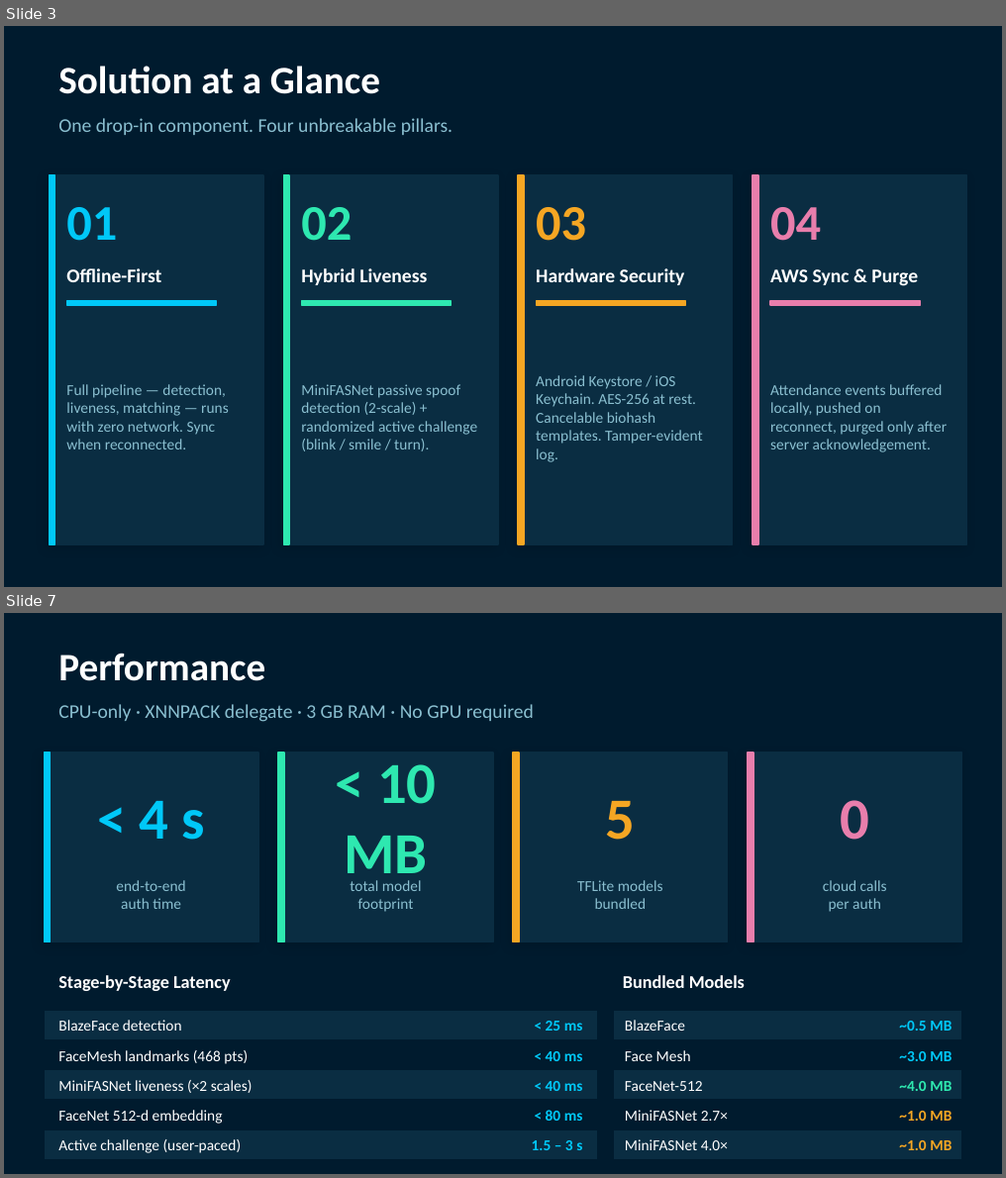
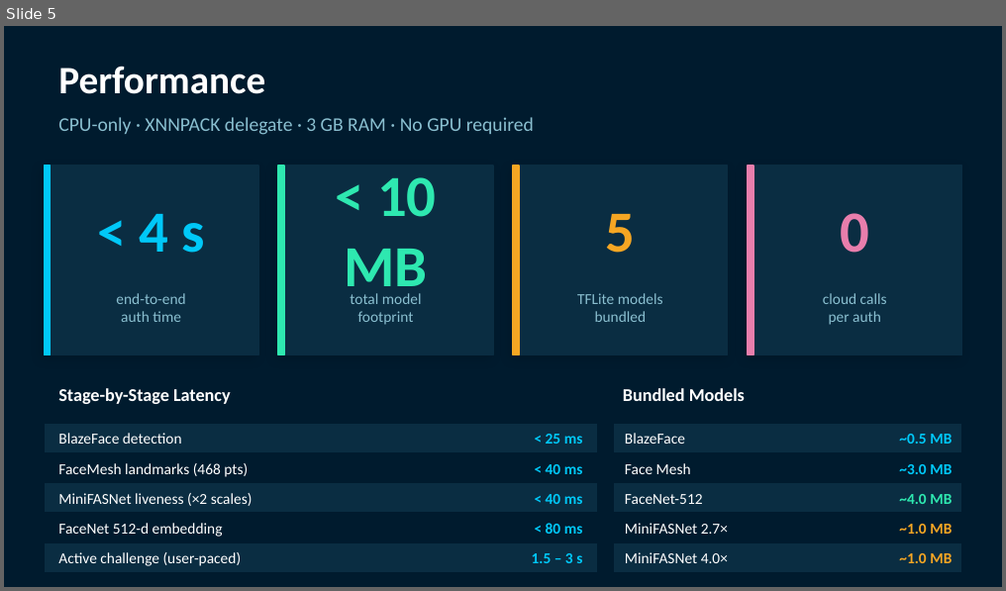
Before and after one commit to aashup/face-auth, a slide deck: react-native-offline-face-auth.pptx. Shown one above the other, each under a label of ours: slides 3 and 7 before the commit, slide 5 after it; the slides between them are not shown. The pictures are 1006x1178 and 1006x591 pixels, drawn with LibreOffice and Linux fonts; fonts in the diff are those of the drawing. Boxes give left, top, right and bottom in pixels: in the first picture for what was removed or moved away, otherwise in the second. Text is boxed around its words. In the diff, an @@ line names an element or a change of style, - is before the commit and + after.

```diff
--- a/react-native-offline-face-auth.pptx
+++ b/react-native-offline-face-auth.pptx
@@ slide 3 removed at [4,26,1002,587], background #001B2E @@
@@ text removed at [58,66,380,94] @@
-Solution at a Glance
@@ text removed at [58,118,452,135] @@
-One drop-in component. Four unbreakable pillars.
@@ rectangle removed at [49,175,263,545] @@
@@ rectangle removed at [49,175,54,545] @@
@@ rectangle removed at [283,175,498,545] @@
@@ rectangle removed at [283,175,289,545] @@
@@ rectangle removed at [518,175,733,545] @@
@@ rectangle removed at [518,175,524,545] @@
@@ rectangle removed at [752,175,967,545] @@
@@ rectangle removed at [752,175,758,545] @@
@@ text removed at [66,207,117,241] @@
-01
@@ text removed at [301,207,351,241] @@
-02
@@ text removed at [536,207,586,241] @@
-03
@@ text removed at [770,207,821,241] @@
-04
@@ text removed at [66,269,161,282] @@
-Offline-First
@@ text removed at [301,269,427,285] @@
-Hybrid Liveness
@@ text removed at [536,269,685,285] @@
-Hardware Security
@@ text removed at [770,270,918,286] @@
-AWS Sync & Purge
@@ rectangle removed at [67,301,217,305] @@
@@ rectangle removed at [301,301,451,305] @@
@@ rectangle removed at [536,301,685,305] @@
@@ rectangle removed at [770,301,920,305] @@
@@ text removed at [536,375,703,463] @@
-Android Keystore / iOS Keychain. AES-256 at rest. Cancelable biohash templates. Tamper-evident log.
@@ text removed at [66,384,229,450] @@
-Full pipeline — detection, liveness, matching — runs with zero network. Sync when reconnected.
@@ text removed at [301,384,477,452] @@
-MiniFASNet passive spoof detection (2-scale) + randomized active challenge (blink / smile / turn).
@@ text removed at [770,384,946,453] @@
-Attendance events buffered locally, pushed on reconnect, purged only after server acknowledgement.
@@ what was slide 7 is now slide 5 @@
```
Also in this commit, not shown: 4 slides changed, 1 other slide removed, 1 other file.
